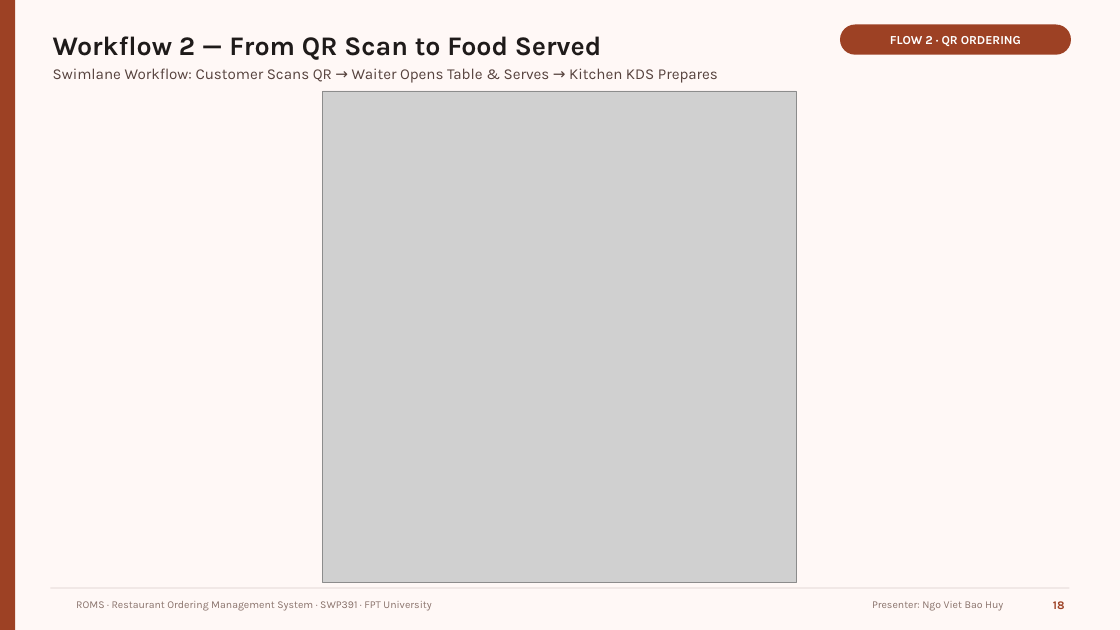
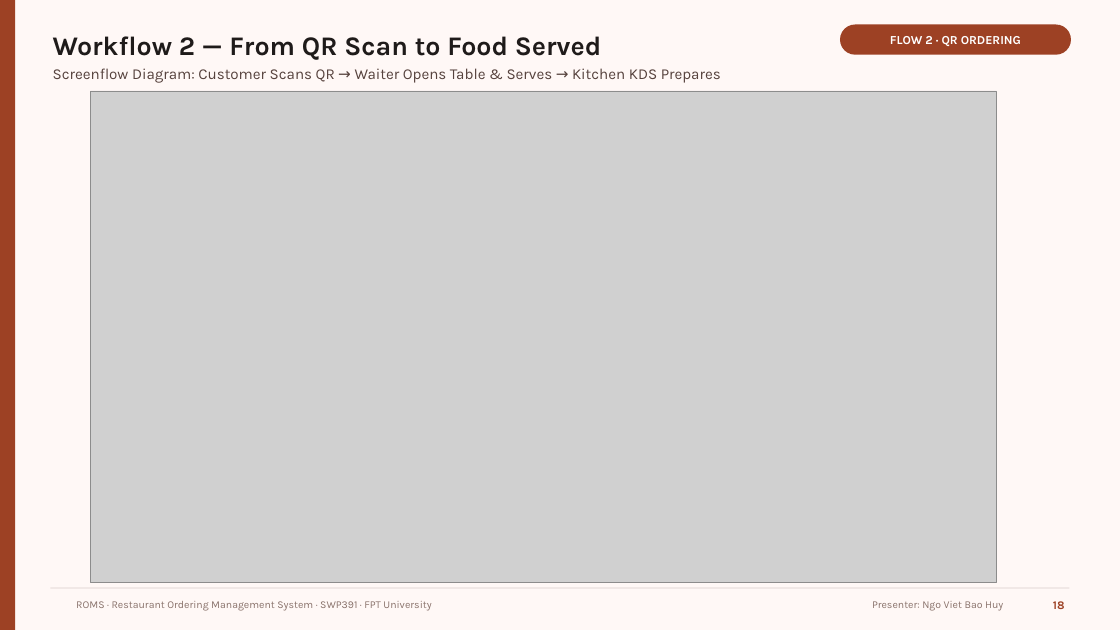
Before and after one commit to GROUP6-ROMS/Restaurant-Ordering-Management-System-ROMS, a slide deck: slide 18 of slide/ROMS_Bao_ve_SWP391.pptx. Drawn at 1120x630 pixels with LibreOffice and Linux fonts; fonts in the diff are those of the drawing; grey boxes stand for pictures; background and template pictures are left out. Boxes give left, top, right and bottom in pixels: in the first picture for what was removed or moved away, otherwise in the second. Text is boxed around its words. In the diff, an @@ line names an element or a change of style, - is before the commit and + after.

Commit message:
docs(slide): update presentation with English use cases and 4K screenflow diagrams

```diff
--- a/slide/ROMS_Bao_ve_SWP391.pptx
+++ b/slide/ROMS_Bao_ve_SWP391.pptx
@@ text at box(53, 68, 721, 83): text changed @@
-Swimlane Workflow: Customer Scans QR → Waiter Opens Table & Serves → Kitchen KDS Prepares
+Screenflow Diagram: Customer Scans QR → Waiter Opens Table & Serves → Kitchen KDS Prepares
@@ picture: place and size @@
-picture at box(323, 91, 796, 582)
+picture at box(91, 91, 996, 582)
```
Also in this commit, not shown: 4 other slides changed.
